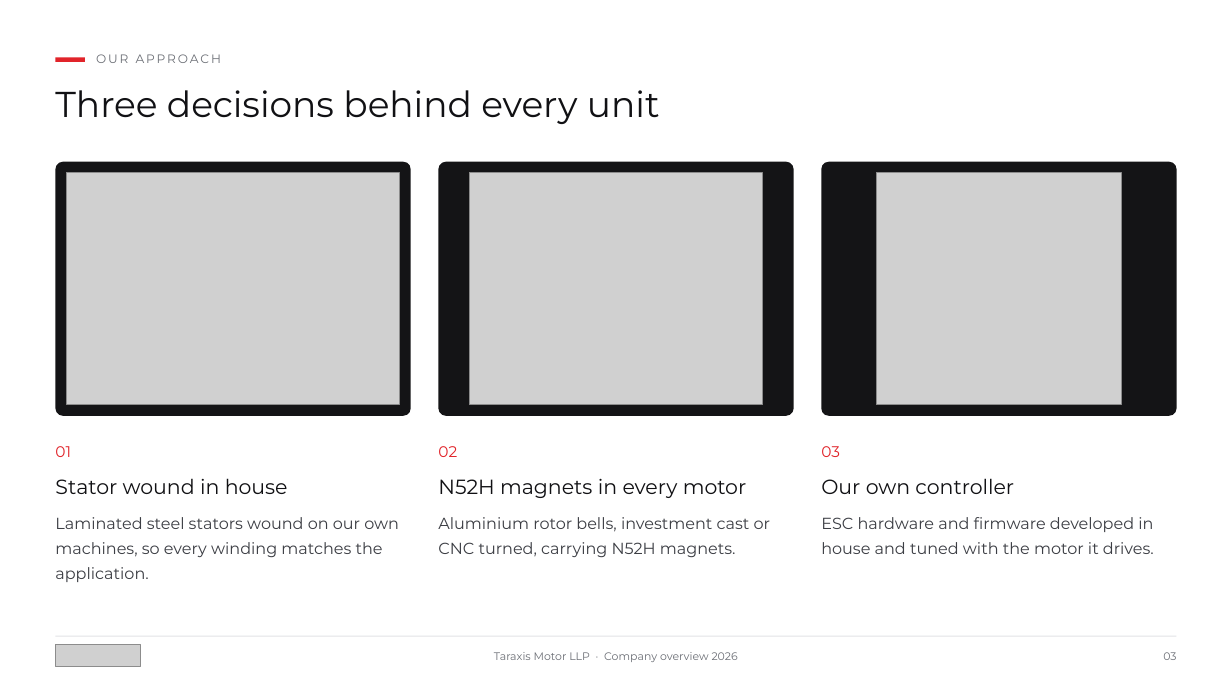
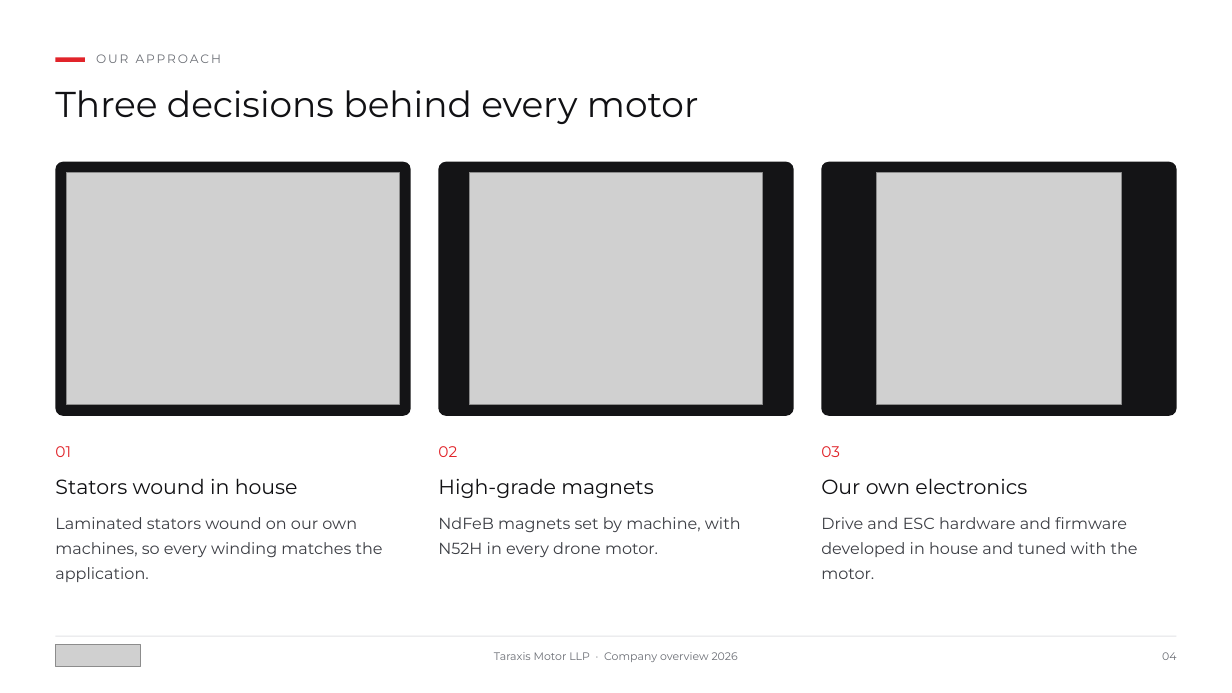
Before and after one commit to siddharthsu/siddharthsu, a slide deck: slide 4 of Taraxis_Presentation/Taraxis_Motor_Corporate.pptx (slide 3 before the commit). Drawn at 1232x693 pixels with LibreOffice and Linux fonts; fonts in the diff are those of the drawing; grey boxes stand for pictures. Boxes give left, top, right and bottom in pixels: in the first picture for what was removed or moved away, otherwise in the second. Text is boxed around its words. In the diff, an @@ line names an element or a change of style, - is before the commit and + after.

```diff
--- a/Taraxis_Presentation/Taraxis_Motor_Corporate.pptx
+++ b/Taraxis_Presentation/Taraxis_Motor_Corporate.pptx
@@ text at <box>55,90,698,124</box>: text changed @@
-Three decisions behind every unit
+Three decisions behind every motor
@@ text at <box>55,478,298,494</box>: text changed @@
-Stator wound in house
+Stators wound in house
@@ text at <box>438,478,653,498</box>: text changed @@
-N52H magnets in every motor
+High-grade magnets
@@ text at <box>821,478,1027,494</box>: text changed @@
-Our own controller
+Our own electronics
@@ text at <box>55,517,383,582</box>: text changed @@
-Laminated steel stators wound on our own machines, so every winding matches the application.
+Laminated stators wound on our own machines, so every winding matches the application.
@@ text at <box>438,517,741,557</box>: text changed @@
-Aluminium rotor bells, investment cast or CNC turned, carrying N52H magnets.
+NdFeB magnets set by machine, with N52H in every drone motor.
@@ text at <box>821,517,1138,579</box>: text changed @@
-ESC hardware and firmware developed in house and tuned with the motor it drives.
+Drive and ESC hardware and firmware developed in house and tuned with the motor.
@@ text at <box>1162,652,1176,660</box>: text changed @@
-03
+04
```
Also in this commit, not shown: 11 other slides changed, 4 slides added, 2 slides removed, 2 other files.
